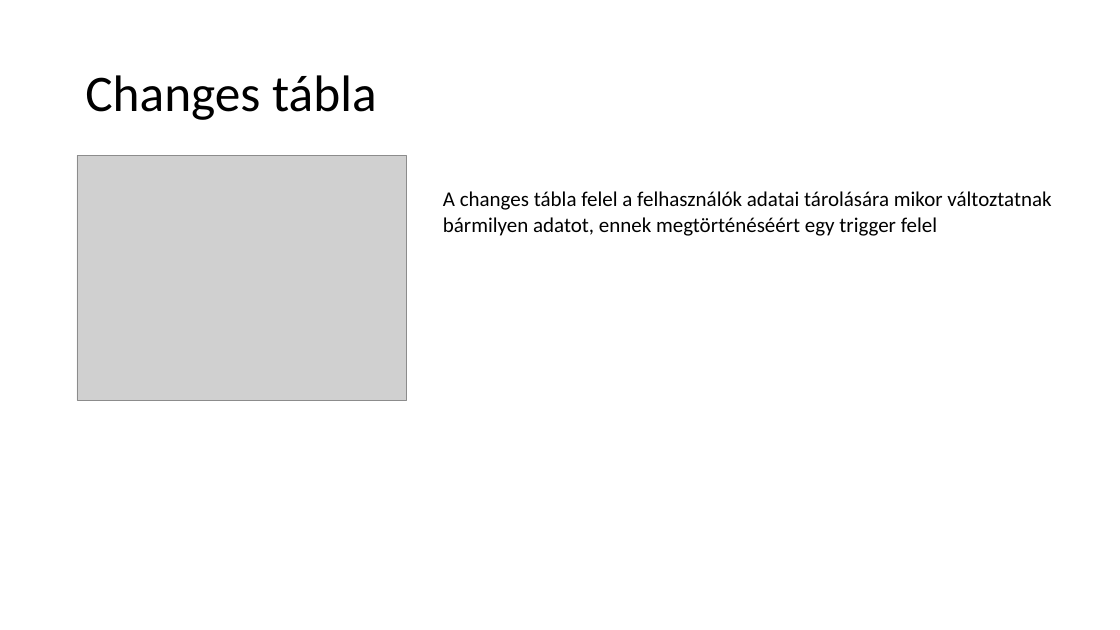
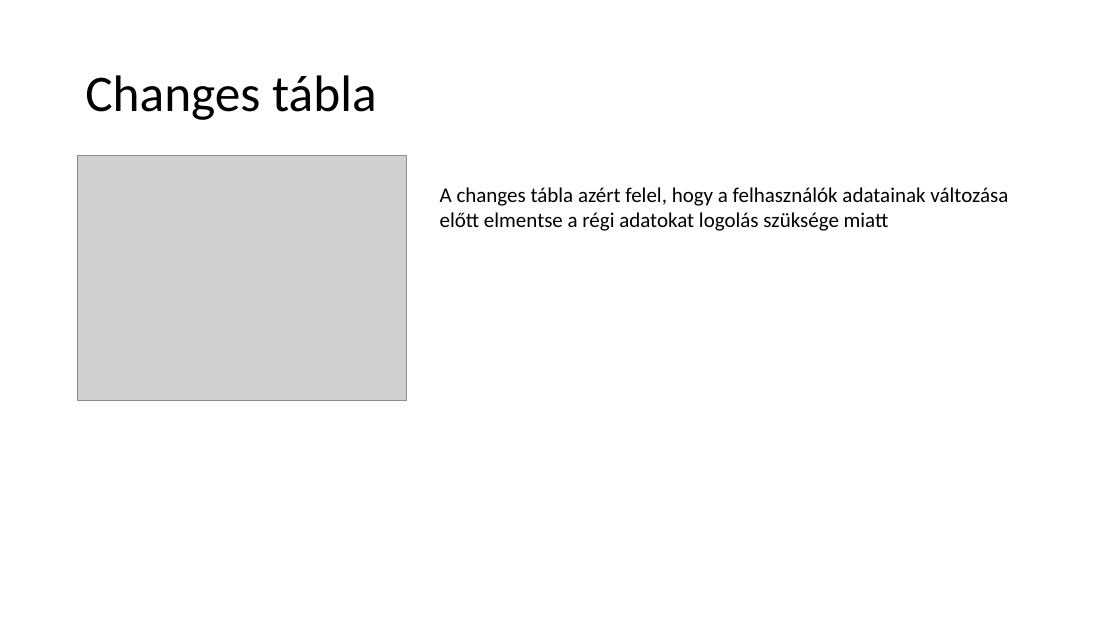
Before and after one commit to novesz/SkillBuddies, a slide deck: slide 6 of databasebemutato.pptx. Drawn at 1120x630 pixels with LibreOffice and Linux fonts; fonts in the diff are those of the drawing; grey boxes stand for pictures. Boxes give left, top, right and bottom in pixels: in the first picture for what was removed or moved away, otherwise in the second. Text is boxed around its words. In the diff, an @@ line names an element or a change of style, - is before the commit and + after.

```diff
--- a/databasebemutato.pptx
+++ b/databasebemutato.pptx
@@ text at [440, 187, 1008, 231]: text changed @@
-A changes tábla felel a felhasználók adatai tárolására mikor változtatnak bármilyen adatot, ennek megtörténéséért egy trigger felel
+A changes tábla azért felel, hogy a felhasználók adatainak változása előtt elmentse a régi adatokat logolás szüksége miatt
```
Also in this commit, not shown: 12 other files.
